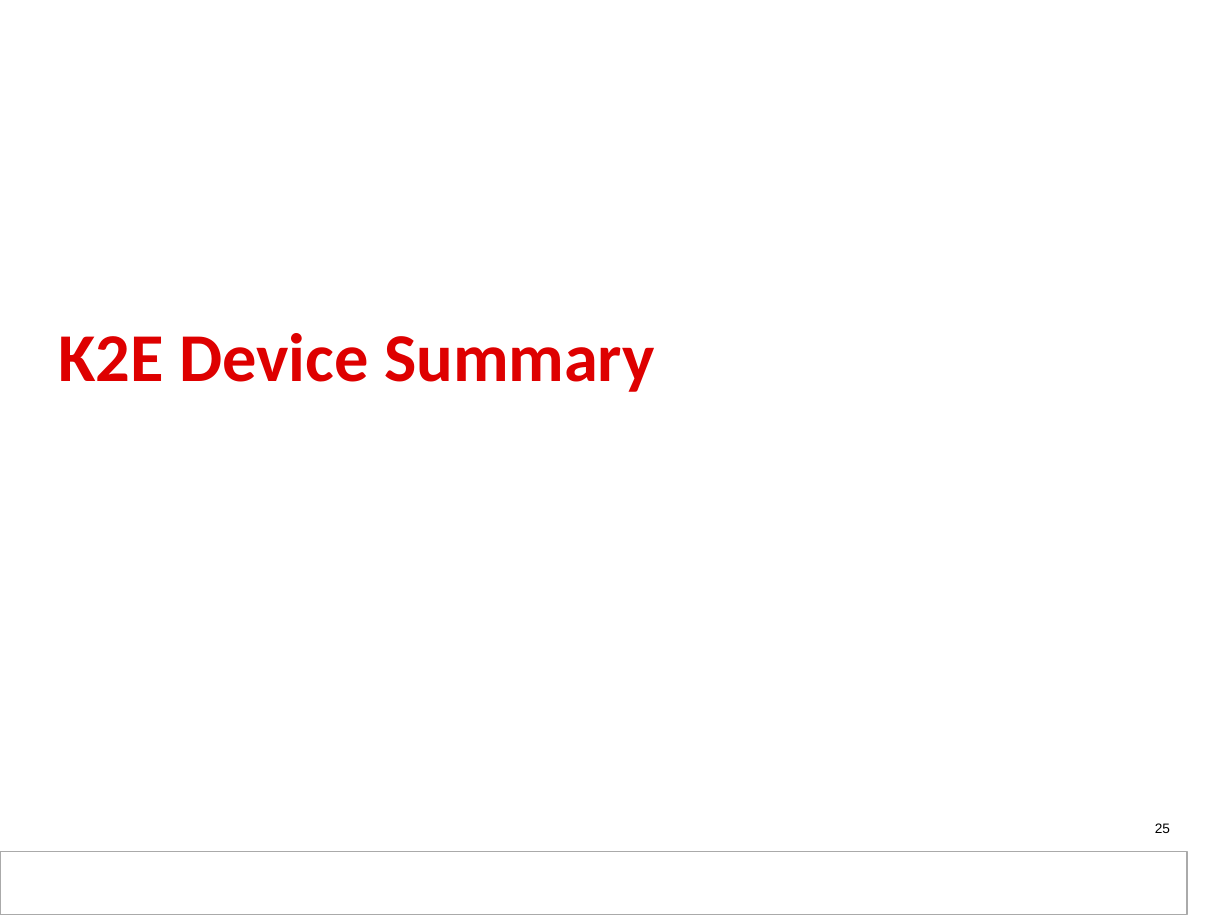
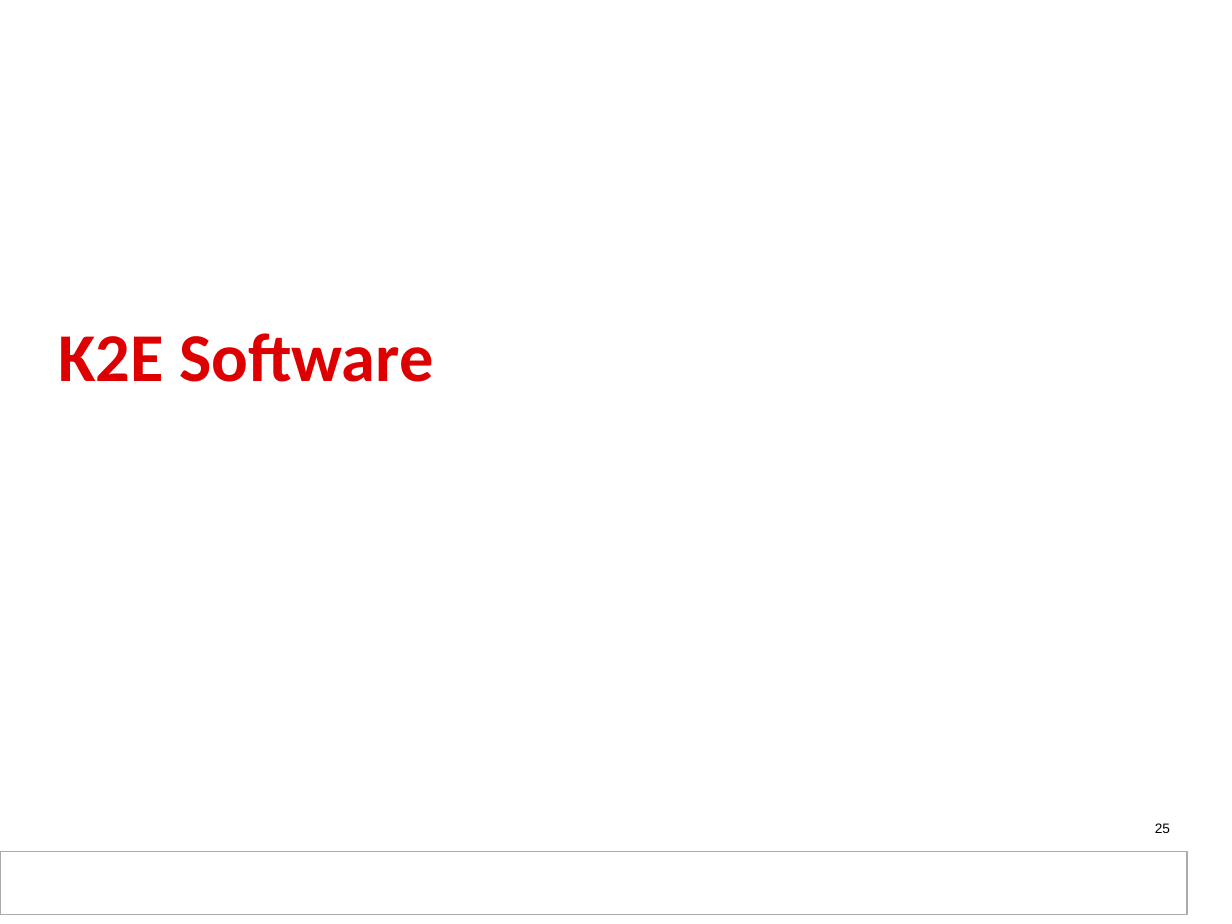
Before and after one commit to hari1989/keystone-workshop, a slide deck: slide 25 of slides/KeyStone_Edison.pptx. Drawn at 1232x924 pixels with LibreOffice and Linux fonts; fonts in the diff are those of the drawing; background and template pictures are left out. Boxes give left, top, right and bottom in pixels: in the first picture for what was removed or moved away, otherwise in the second. Text is boxed around its words. In the diff, an @@ line names an element or a change of style, - is before the commit and + after.

```diff
--- a/slides/KeyStone_Edison.pptx
+++ b/slides/KeyStone_Edison.pptx
@@ title at bbox=[59, 333, 433, 382]: text changed @@
-K2E Device Summary
+K2E Software
```
Also in this commit, not shown: 12 other slides changed.
